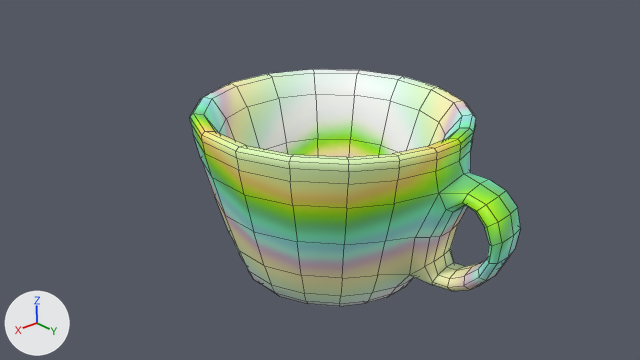
One commit to the Blender file 18.05.2025_Cup.blend: the scene before it, then after it.
Camera for both pictures: the file's camera 'Камера'. The axes (+X, +Y, +Z) are drawn at lower left. The lights are the same throughout. Mesh edges are drawn as thin lines.

Objects in the first picture: 'Cup'.
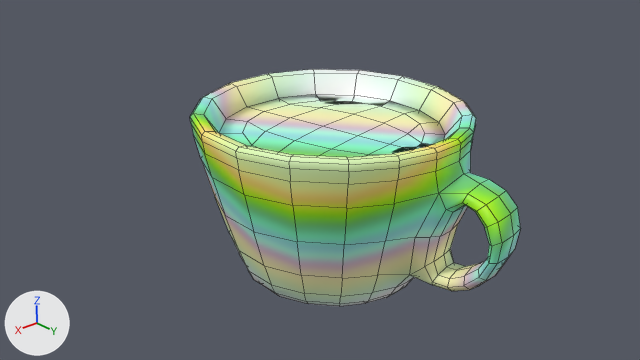
Diff of the bpy script that builds the scene:
```diff
--- a/18.05.2025_Cup.blend.py
+++ b/18.05.2025_Cup.blend.py
@@ me_cup_mesh @@
 # used by ob_cup; location = (0.0, 0.0, 0.0)
-me_cup_mesh.from_pydata(...)  # 394 vertices, 394 faces; spans x -1.47..1.47, y -1.47..2.33, z -0.99..0.99
+me_cup_mesh.from_pydata(...)  # 424 vertices, 432 faces; spans x -1.47..1.47, y -1.47..2.33, z -0.99..0.99
+# me_cup_mesh part 1
+# 30 vertices are added at x -0.96..0.94, y -0.92..1.05, z 0.75
+# 38 new faces join them
 me_cup_mesh.materials.append(mat_cup_material)
```

Pixel boxes [x1, y1, x2, y2] of what changed, in the pictures (640 x 360 px):
part 1 of me_cup_mesh, added: after [220, 94, 445, 157]
